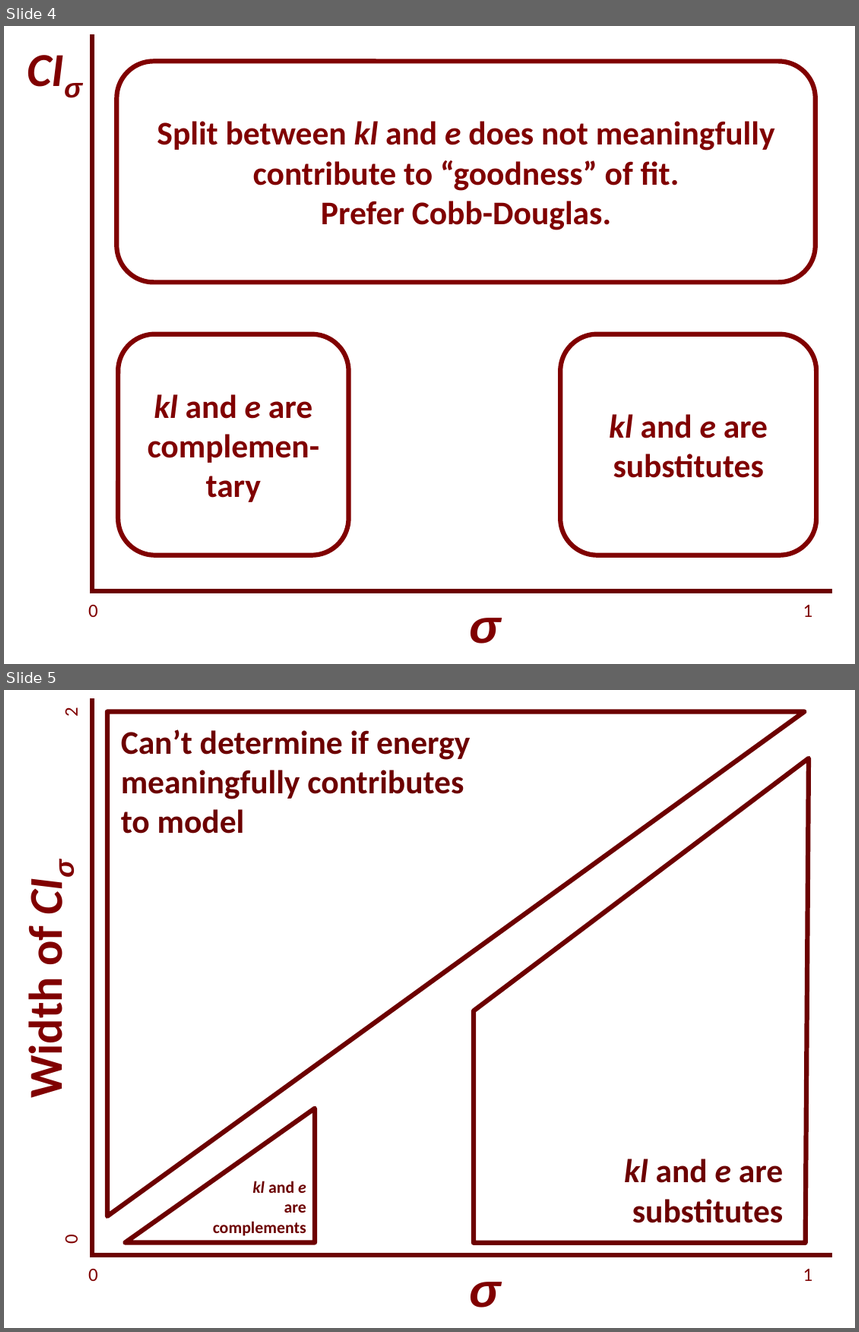
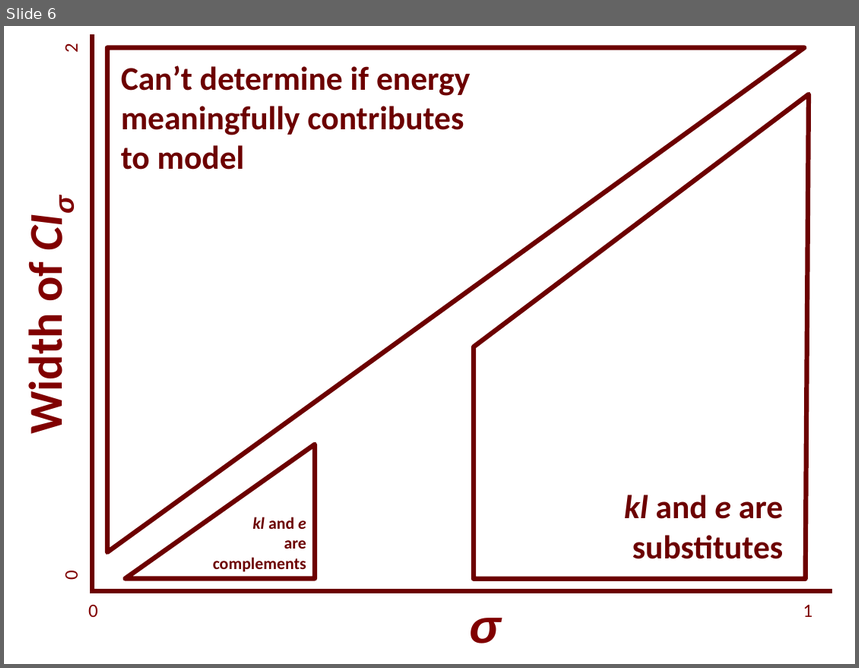
Before and after one commit to EconModels/MacroGrowth, a slide deck: figure_other/Seminar Figures.pptx. Shown one above the other, each under a label of ours: slides 4 and 5 before the commit, slide 6 after it. The pictures are 859x1332 and 859x668 pixels, drawn with LibreOffice and Linux fonts; fonts in the diff are those of the drawing. Boxes give left, top, right and bottom in pixels: in the first picture for what was removed or moved away, otherwise in the second. Text is boxed around its words. In the diff, an @@ line names an element or a change of style, - is before the commit and + after.

```diff
--- a/figure_other/Seminar Figures.pptx
+++ b/figure_other/Seminar Figures.pptx
@@ slide 4 removed at box(4, 26, 855, 664), background #FFFFFF @@
@@ text removed at box(18, 34, 103, 100) @@
-CIσ
@@ line removed from (91, 594) to (91, 34) @@
@@ rounded rectangle removed at box(116, 61, 815, 282) @@
-Split between kl and e does not meaningfully
-contribute to “goodness” of fit.
-Prefer Cobb-Douglas.
@@ rounded rectangle removed at box(118, 334, 349, 556) @@
-kl and e are complemen-tary
@@ rounded rectangle removed at box(560, 334, 817, 556) @@
-kl and e are substitutes
@@ line removed from (91, 592) to (832, 592) @@
@@ text removed at box(88, 605, 98, 617) @@
-0
@@ text removed at box(469, 618, 500, 644) @@
-σ
@@ text removed at box(804, 605, 813, 617) @@
-1
@@ what was slide 5 is now slide 6 @@
```
Also in this commit, not shown: 2 slides changed, 2 slides added, 2 other slides removed, 3 other files.
